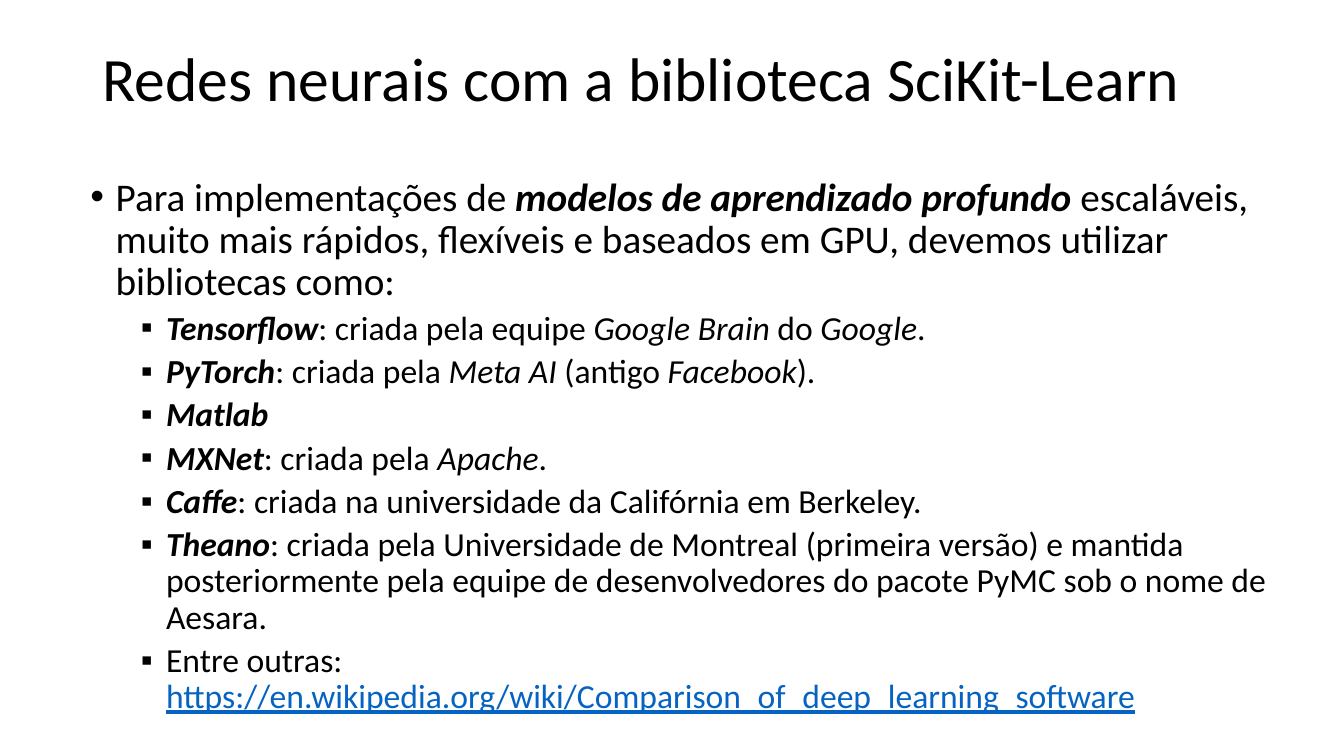
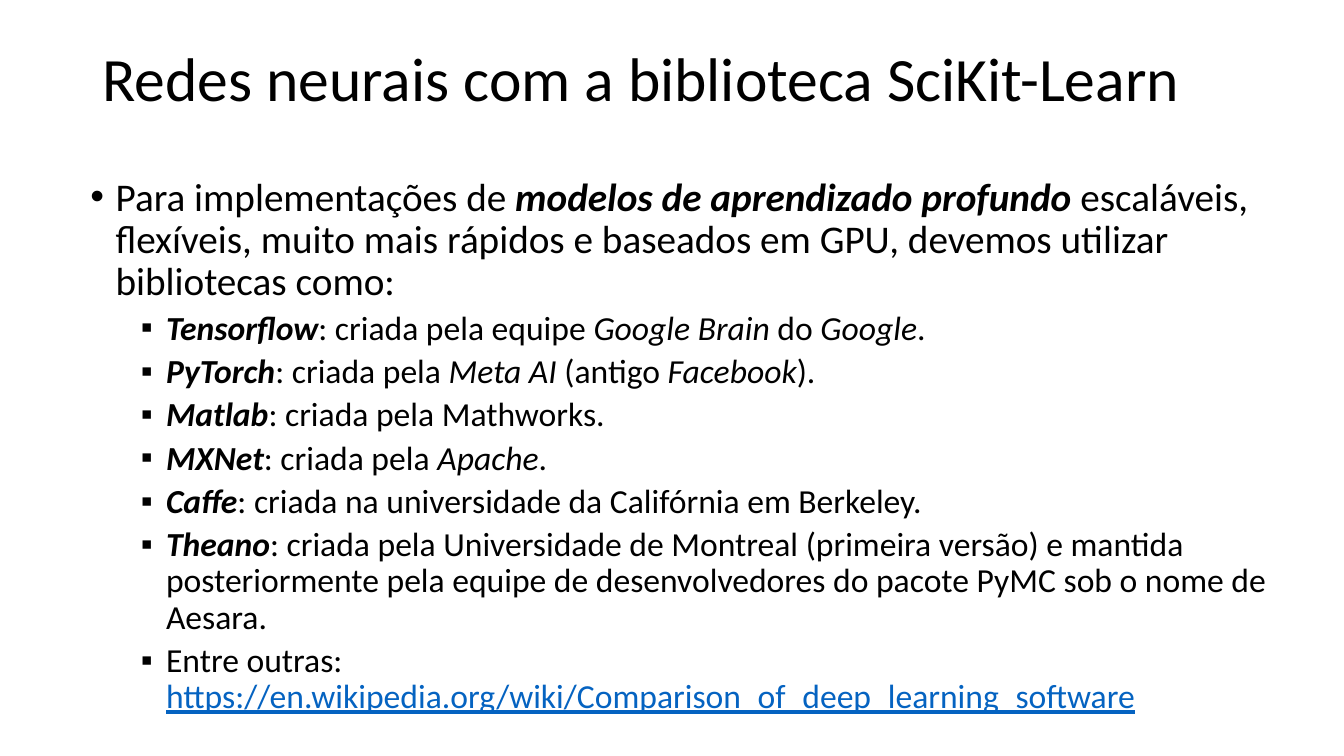
Before and after one commit to zz4fap/t320_aprendizado_de_maquina, a slide deck: slide 20 of slides/T320_Redes_Neurais_Artificiais (Parte IV).pptx. Drawn at 1344x756 pixels with LibreOffice and Linux fonts; fonts in the diff are those of the drawing. Boxes give left, top, right and bottom in pixels: in the first picture for what was removed or moved away, otherwise in the second. Text is boxed around its words. In the diff, an @@ line names an element or a change of style, - is before the commit and + after.

```diff
--- a/slides/T320_Redes_Neurais_Artificiais (Parte IV).pptx
+++ b/slides/T320_Redes_Neurais_Artificiais (Parte IV).pptx
@@ text at bbox=[116, 183, 1248, 296]: text changed @@
-• Para implementações de modelos de aprendizado profundo escaláveis, muito mais rápidos, flexíveis e baseados em GPU, devemos utilizar bibliotecas como:
+• Para implementações de modelos de aprendizado profundo escaláveis, flexíveis, muito mais rápidos e baseados em GPU, devemos utilizar bibliotecas como:
@@ text at bbox=[166, 402, 605, 432]: text changed; bold off; italic off @@
-  ▪ Matlab
+  ▪ Matlab: criada pela Mathworks.
```
Also in this commit, not shown: 5 other slides changed, 1 other file.
